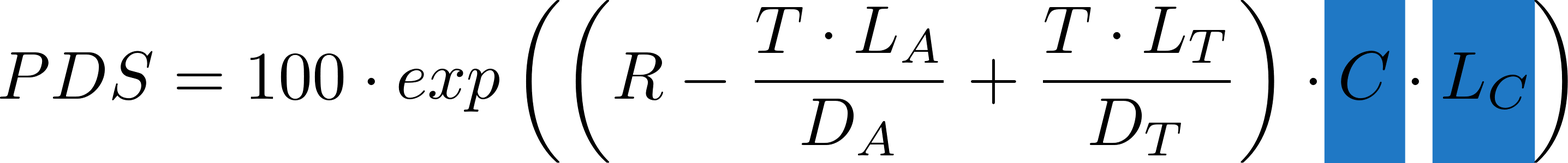
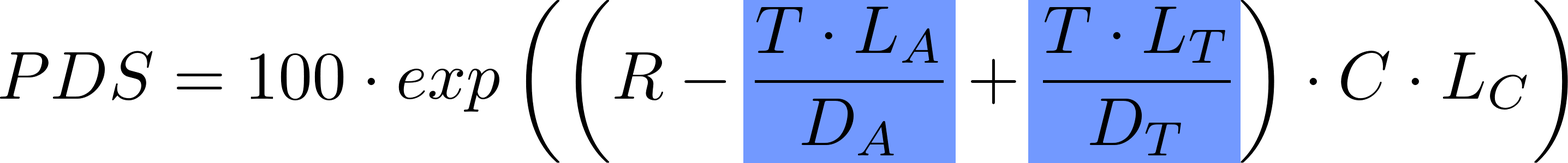
Comparing the layer stacks of the two (1568, 163) images. Changes:
hid "Form 2", painted on it over (1432, 0, 1536, 163)
hid "Form 1", painted on it over (1324, 0, 1406, 163)
showed "Ebene 1", painted on it over (743, 0, 1241, 163)
